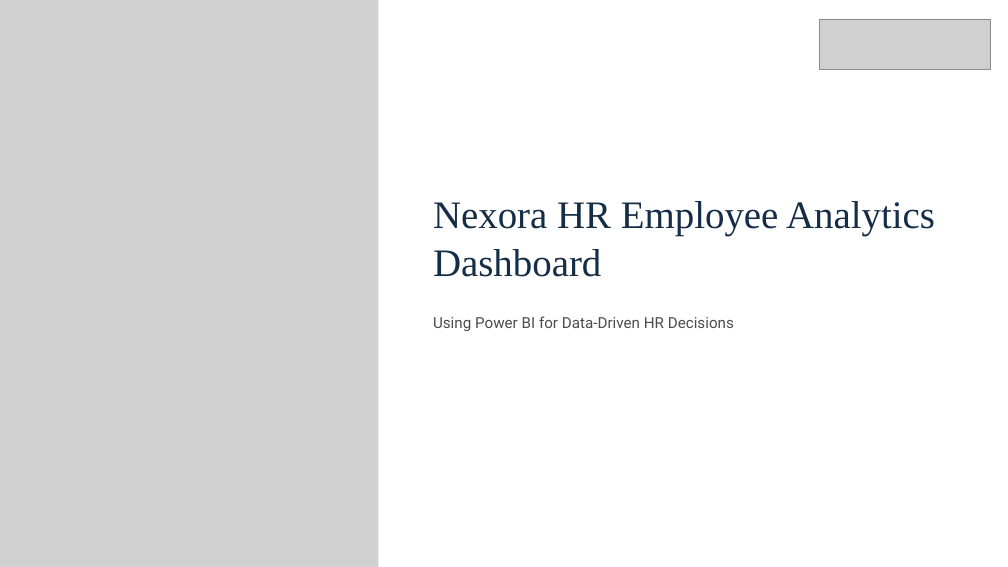
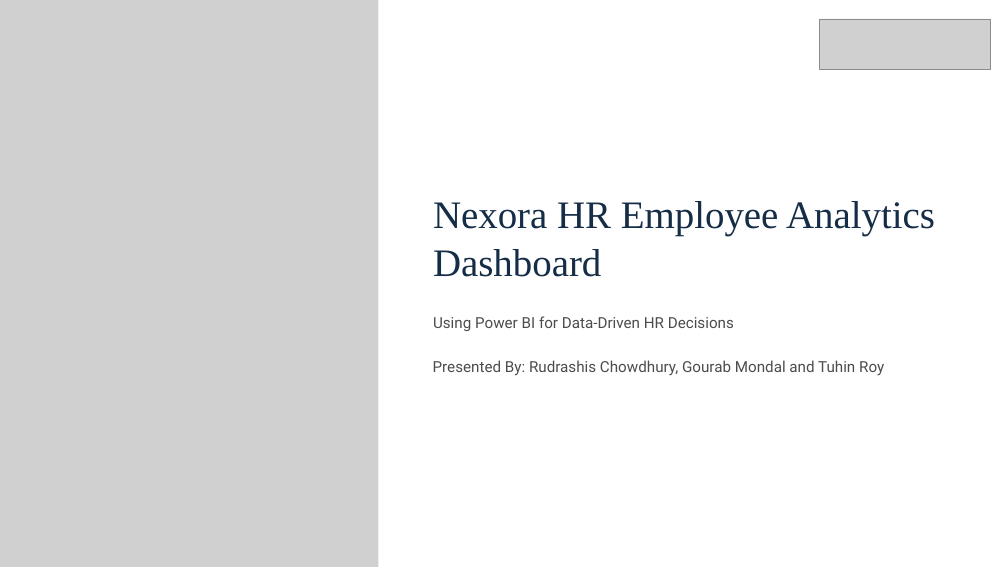
Before and after one commit to Ishan2025-new/Power-BI-Project----HR-Employee-Analytics-Dashboard, a slide deck: slide 1 of HR-Employee-Analytics-Dashboard.pptx. Drawn at 1008x567 pixels with LibreOffice and Linux fonts; fonts in the diff are those of the drawing; grey boxes stand for pictures. Boxes give left, top, right and bottom in pixels: in the first picture for what was removed or moved away, otherwise in the second. Text is boxed around its words. In the diff, an @@ line names an element or a change of style, - is before the commit and + after.

Commit message:
Update Commit

```diff
--- a/HR-Employee-Analytics-Dashboard.pptx
+++ b/HR-Employee-Analytics-Dashboard.pptx
@@ text added at [433,360,884,375], 21.8 pt, text #4C4C4D @@
+Presented By: Rudrashis Chowdhury, Gourab Mondal and Tuhin Roy
```
